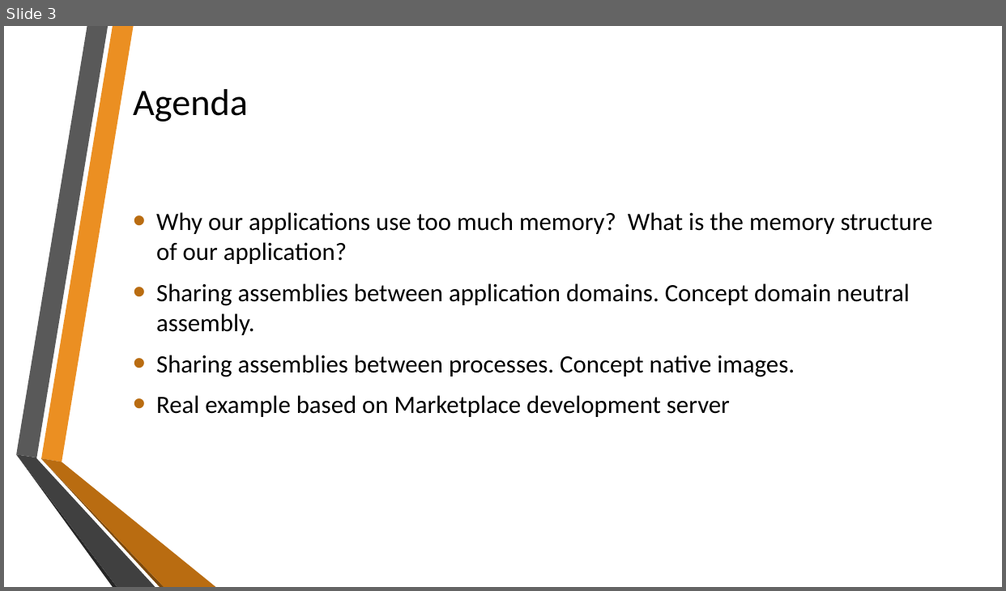
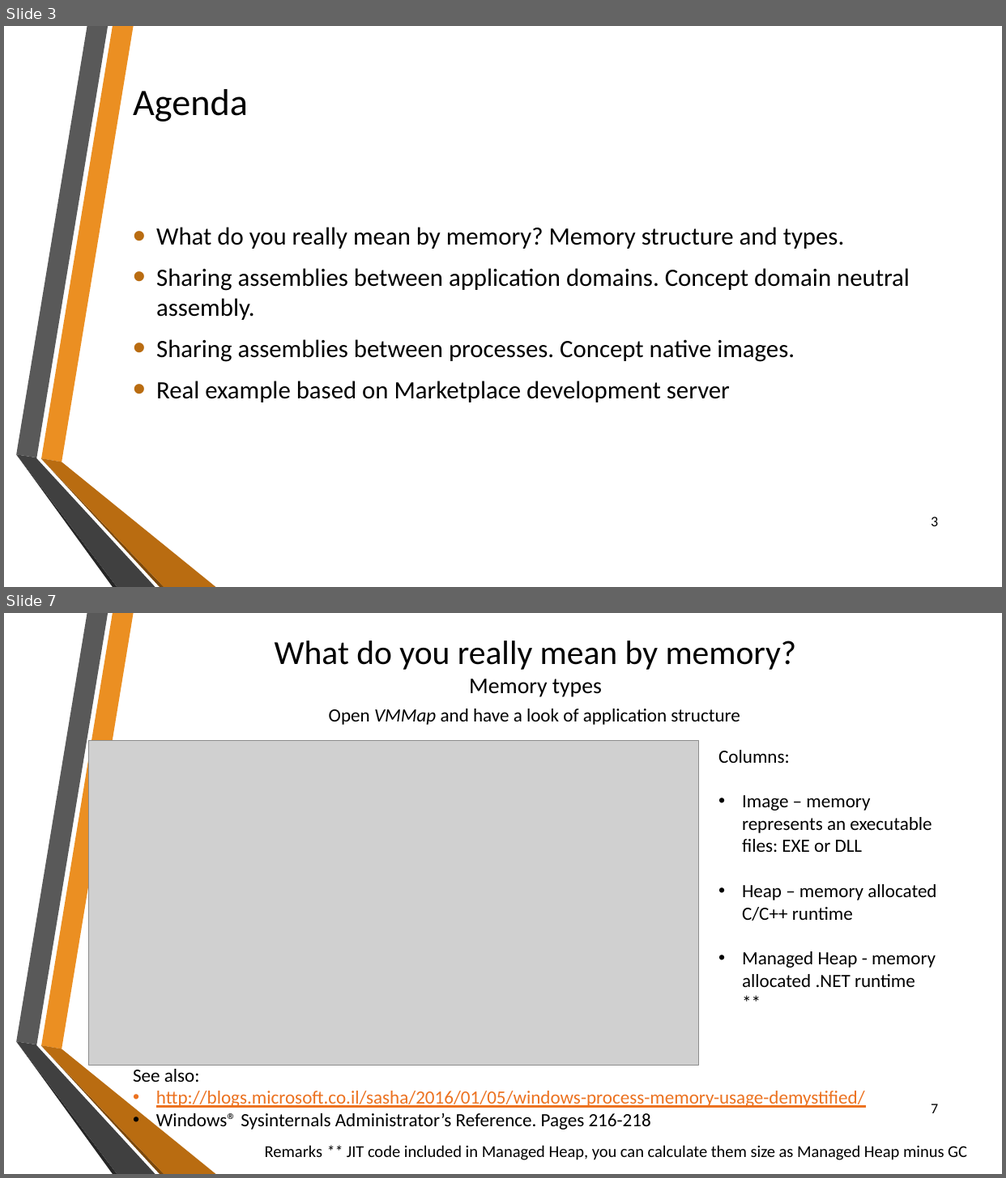
Before and after one commit to sflusov/IISSharingAssemblies, a slide deck: presentation/Sharing common assemblies.pptx. Shown one above the other, each under a label of ours: slide 3 before the commit, slides 3 and 7 after it; the slides between them are not shown. The pictures are 1006x591 and 1006x1178 pixels, drawn with LibreOffice and Linux fonts; fonts in the diff are those of the drawing; grey boxes stand for pictures; background and template pictures are left out. Boxes give left, top, right and bottom in pixels: in the first picture for what was removed or moved away, otherwise in the second. Text is boxed around its words. In the diff, an @@ line names an element or a change of style, - is before the commit and + after.

Commit message:
More details description of memory structure and types

```diff
--- a/presentation/Sharing common assemblies.pptx
+++ b/presentation/Sharing common assemblies.pptx
@@ slide 7 added at (4,613,1002,1174), background picture (left out); not listed: 6 template elements that a slide beside it also shows @@
@@ title added at (275,641,797,697), 32.4 pt, text #000000 @@
+What do you really mean by memory?
+Memory types
@@ text added at (329,709,739,725), 18 pt, text #000000 @@
+Open VMMap and have a look of application structure
@@ picture added at (88,740,698,1065) @@
@@ text added at (718,750,936,987), 18 pt, text #000000 @@
+Columns:
+• Image – memory represents an executable files: EXE or DLL
+• Heap – memory allocated C/C++ runtime
+• Managed Heap - memory allocated .NET runtime **
@@ text added at (133,1069,865,1132), 18 pt, text #EC7220, underline @@
+See also:
+• http://blogs.microsoft.co.il/sasha/2016/01/05/windows-process-memory-usage-demystified/
+• Windows® Sysinternals Administrator’s Reference. Pages 216-218
@@ page number added at (931,1104,938,1114), 14 pt, text #000000 @@
+7
@@ text added at (265,1145,967,1161), 16 pt, text #000000 @@
+Remarks ** JIT code included in Managed Heap, you can calculate them size as Managed Heap minus GC
@@ slide 3 changed as well @@
@@ text at (156,227,845,249): text changed @@
-• Why our applications use too much memory? What is the memory structure of our application?
+• What do you really mean by memory? Memory structure and types.
@@ page number added at (931,517,938,527), 14 pt, text #000000 @@
+3
```
Also in this commit, not shown: 9 other slides changed, 2 other slides added, 1 slide removed.
